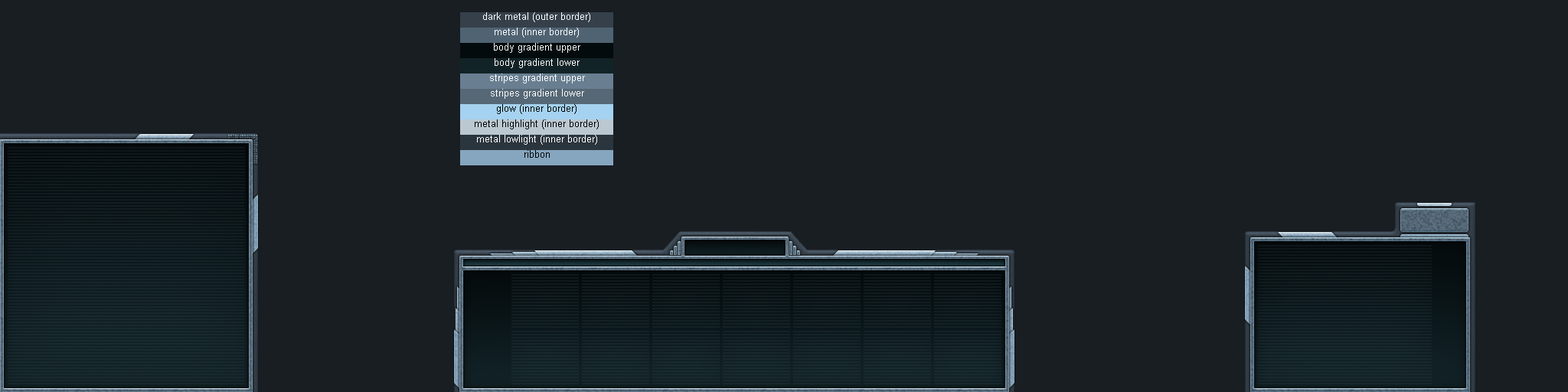
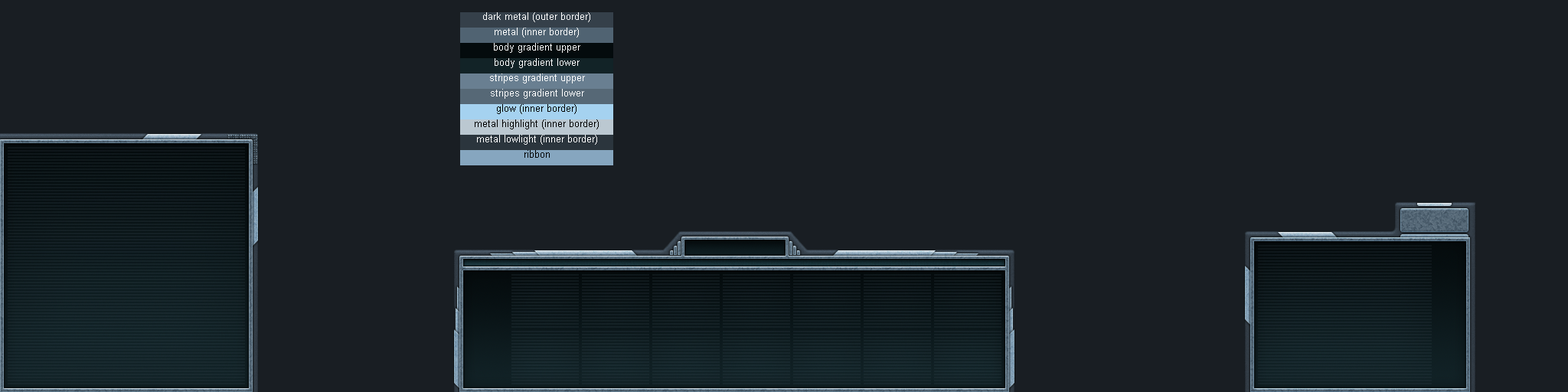
Comparing the layer stacks of the two 1568px x 392px images. Changes:
painted on "ribbon 1" (1st of 3, in "radar" › "outer") over [133, 133, 259, 255]
painted on "power body" over [465, 259, 1004, 266]
